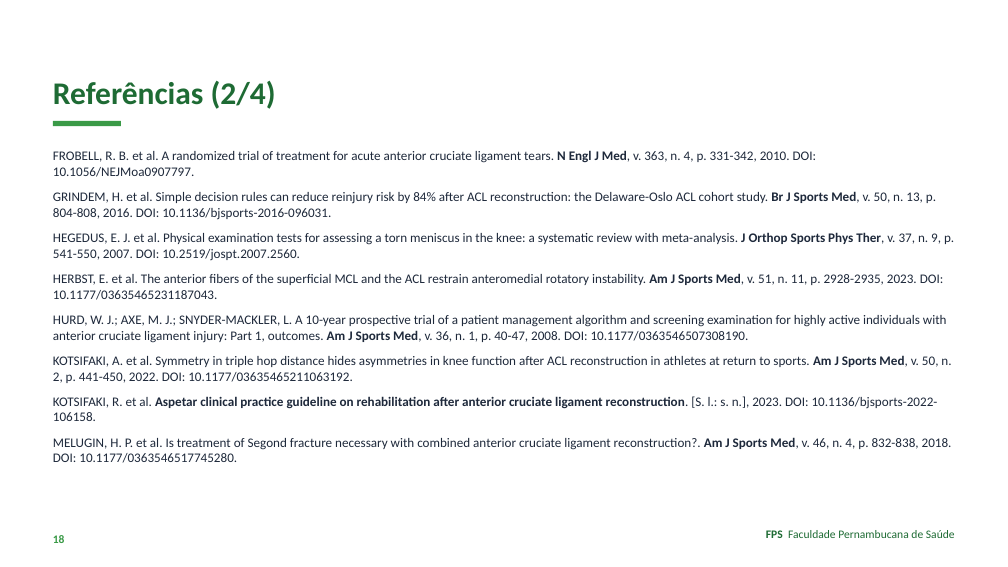
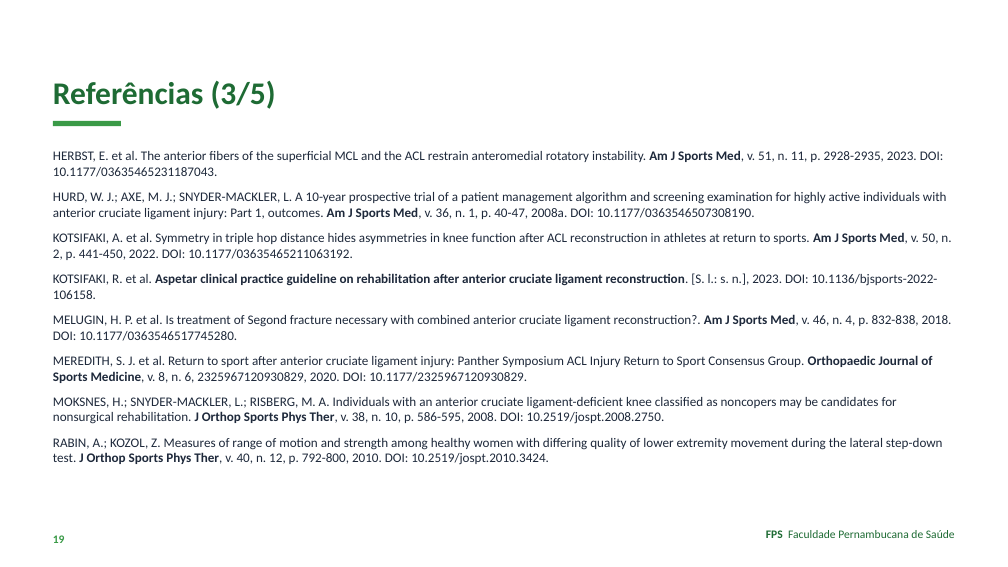
Before and after one commit to Institutomoraisandrade/CRM, a slide deck: slide 19 of trabalho-fps/trabalhos/2026-11-09-caso04-lca-lcm/apresentacao.pptx (slide 18 before the commit). Drawn at 1008x567 pixels with LibreOffice and Linux fonts; fonts in the diff are those of the drawing. Boxes give left, top, right and bottom in pixels: in the first picture for what was removed or moved away, otherwise in the second. Text is boxed around its words. In the diff, an @@ line names an element or a change of style, - is before the commit and + after.

```diff
--- a/trabalho-fps/trabalhos/2026-11-09-caso04-lca-lcm/apresentacao.pptx
+++ b/trabalho-fps/trabalhos/2026-11-09-caso04-lca-lcm/apresentacao.pptx
@@ text at (53, 81, 276, 109): text changed @@
-Referências (2/4)
+Referências (3/5)
@@ text at (53, 150, 954, 260): paragraphs removed @@
-FROBELL, R. B. et al. A randomized trial of treatment for acute anterior cruciate ligament tears. N Engl J Med, v. 363, n. 4, p. 331-342, 2010. DOI: 10.1056/NEJMoa0907797.
-GRINDEM, H. et al. Simple decision rules can reduce reinjury risk by 84% after ACL reconstruction: the Delaware-Oslo ACL cohort study. Br J Sports Med, v. 50, n. 13, p. 804-808, 2016. DOI: 10.1136/bjsports-2016-096031.
-HEGEDUS, E. J. et al. Physical examination tests for assessing a torn meniscus in the knee: a systematic review with meta-analysis. J Orthop Sports Phys Ther, v. 37, n. 9, p. 541-550, 2007. DOI: 10.2519/jospt.2007.2560.
@@ text at (53, 192, 947, 220): text changed @@
-HURD, W. J.; AXE, M. J.; SNYDER-MACKLER, L. A 10-year prospective trial of a patient management algorithm and screening examination for highly active individuals with anterior cruciate ligament injury: Part 1, outcomes. Am J Sports Med, v. 36, n. 1, p. 40-47, 2008. DOI: 10.1177/0363546507308190.
+HURD, W. J.; AXE, M. J.; SNYDER-MACKLER, L. A 10-year prospective trial of a patient management algorithm and screening examination for highly active individuals with anterior cruciate ligament injury: Part 1, outcomes. Am J Sports Med, v. 36, n. 1, p. 40-47, 2008a. DOI: 10.1177/0363546507308190.
@@ text at (53, 355, 943, 464): paragraphs added @@
+MEREDITH, S. J. et al. Return to sport after anterior cruciate ligament injury: Panther Symposium ACL Injury Return to Sport Consensus Group. Orthopaedic Journal of Sports Medicine, v. 8, n. 6, 2325967120930829, 2020. DOI: 10.1177/2325967120930829.
+MOKSNES, H.; SNYDER-MACKLER, L.; RISBERG, M. A. Individuals with an anterior cruciate ligament-deficient knee classified as noncopers may be candidates for nonsurgical rehabilitation. J Orthop Sports Phys Ther, v. 38, n. 10, p. 586-595, 2008. DOI: 10.2519/jospt.2008.2750.
+RABIN, A.; KOZOL, Z. Measures of range of motion and strength among healthy women with differing quality of lower extremity movement during the lateral step-down test. J Orthop Sports Phys Ther, v. 40, n. 12, p. 792-800, 2010. DOI: 10.2519/jospt.2010.3424.
```
Also in this commit, not shown: 11 other slides changed, 1 slide added, 8 other files.
